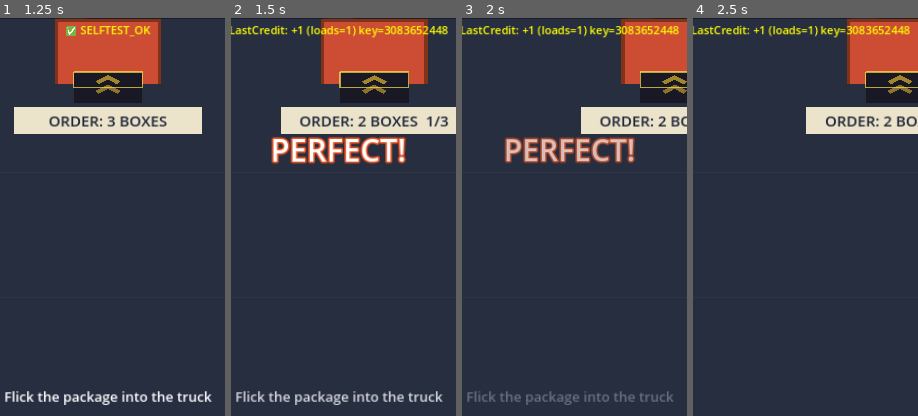
Above: before the commit, frames 1-4 (left to right).
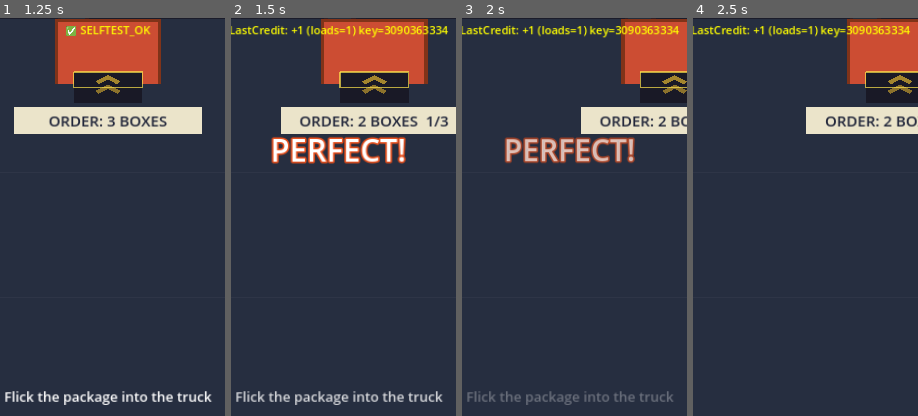
Above: after the commit, the same moments.

Repository: shaharFranses/flick-freight
Game: Godot game, scene res://scenes/main.tscn
Same seed, same stepped clock (60 frames per second), same inputs: the game is played once before the commit and once after it.
Inputs (mouse positions are % of the whole screen's width and height, from its top left):
- Up to frame 1 (1.25 s): move the mouse to (72, 45) at 0.52 s; click (72, 45) at 0.67 s; tap Space (ui_select) at 0.77 s
- Up to frame 2 (1.5 s): click "DEBUG +1 Load (F1)" at 1.25 s
- Up to frame 3 (2 s): no input
- Up to frame 4 (2.5 s): drag from (30, 55) to (73, 20) at 2.02 s
The pictures show only the part of the screen within x 26-76%, y 12-62%; the shares and areas given below are measured in that part.

Frame 1 is identical in both runs. In frame 2, 0.3% of the frame differs, in the area x 73-97%, y 2-5%; in frame 3, 0.3%; in frame 4, 0.3%.

Commit message:
r5: ignore phantom miss from a credited package (streak was reset after every hit)

Diff:
--- a/scripts/game_manager.gd
+++ b/scripts/game_manager.gd
@@ -424,7 +424,7 @@
 		add_current_chip_to_package(current_package)
 
 		# CRITICAL: Connect missed signal to advance conveyor on misses
-		current_package.missed.connect(_on_package_missed)
+		current_package.missed.connect(_on_package_missed.bind(current_package))
 
 		print("  Current package ID:", current_package.get_instance_id())
 
@@ -574,7 +574,7 @@
 	current_package = package_scenes[type_name].instantiate()
 	get_tree().root.get_node("Main/World").add_child(current_package)
 	add_current_chip_to_package(current_package)
-	current_package.missed.connect(_on_package_missed)
+	current_package.missed.connect(_on_package_missed.bind(current_package))
 	print("  Advanced to current, ID:", current_package.get_instance_id(), "type:", type_name)
 
 	# Set advance lock
@@ -767,7 +767,12 @@
 	if bay and bay.has_method("set_period"):
 		bay.set_period(bay_period_for_level(level_index()))
 
-func _on_package_missed():
+func _on_package_missed(pkg = null):
+	# r5: a credited package can still touch the truck's static body on its way out and
+	# emit `missed` in the same frame; that phantom miss reset the streak (no x2/on-fire ever).
+	if pkg != null and is_instance_valid(pkg) and pkg.has_method("get_credit_key") and credited_ids.has(pkg.get_credit_key()):
+		print("IGNORED phantom miss from credited package")
+		return
 	# r5 TIMER: miss penalty (0 during grace levels)
 	var pos = current_package.global_position if (current_package != null and is_instance_valid(current_package)) else Vector2(360, 600)
 	add_time(-miss_time_penalty(loads_completed), pos)
